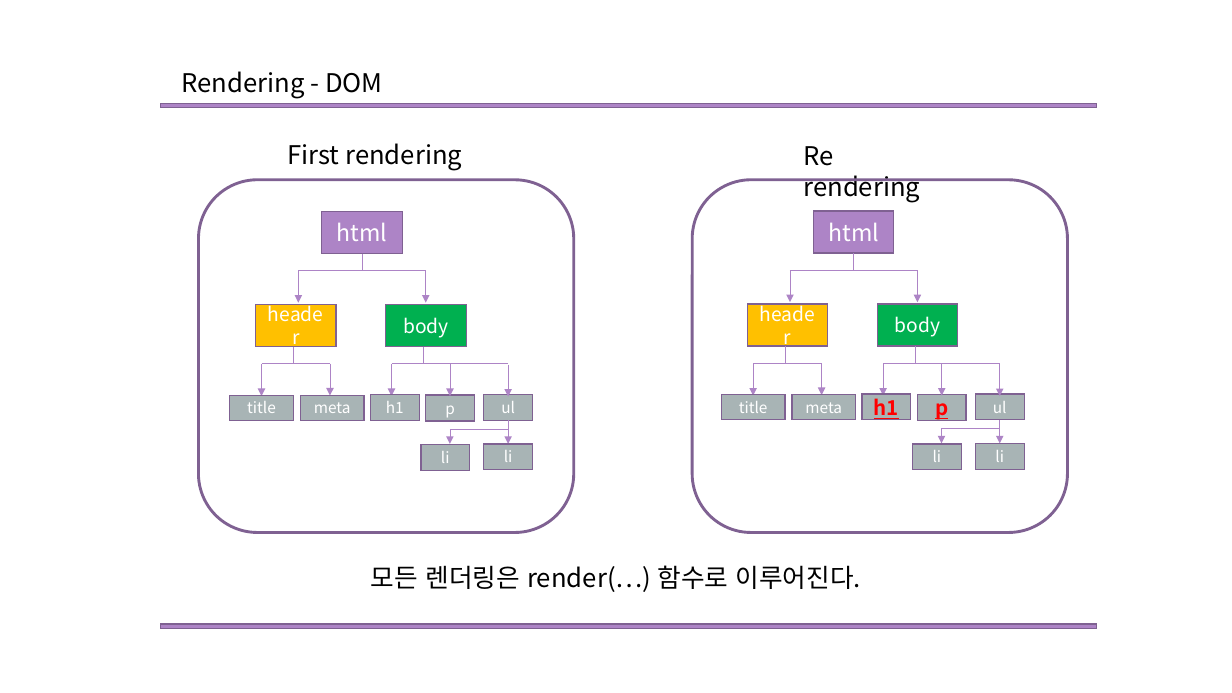
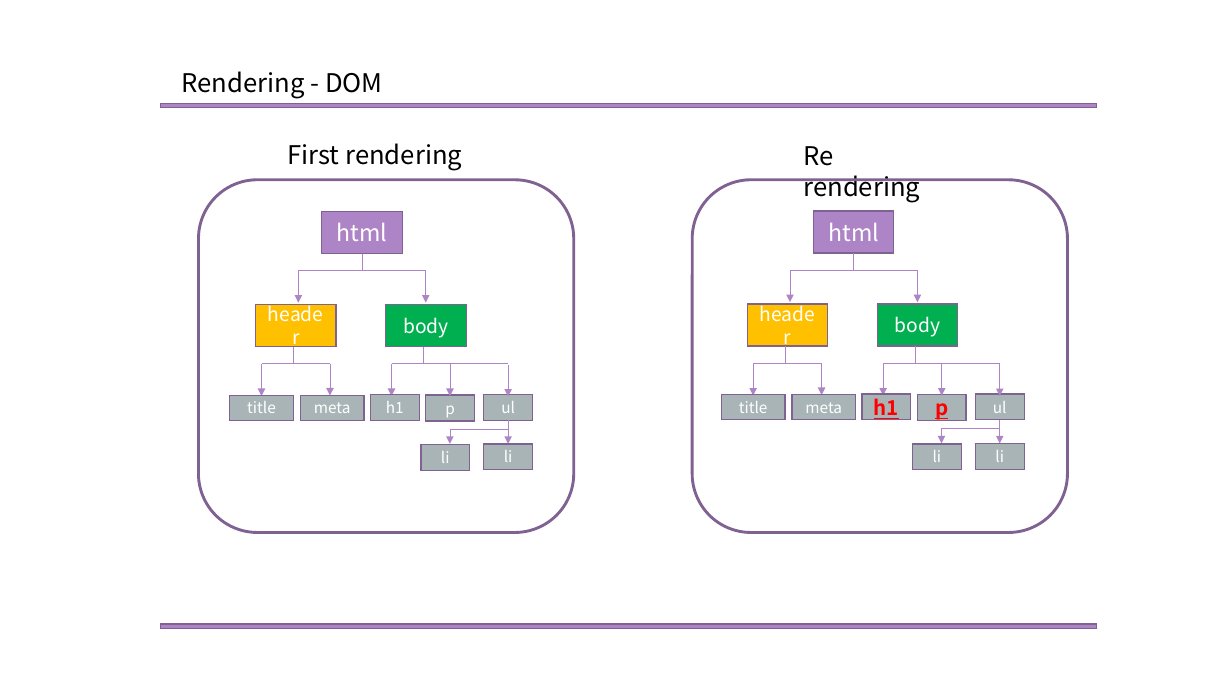
Before and after one commit to Mikusnuz/MyPractice, a slide deck: slide 6 of Study/6. React.pptx. Drawn at 1232x693 pixels with LibreOffice and Linux fonts; fonts in the diff are those of the drawing. Boxes give left, top, right and bottom in pixels: in the first picture for what was removed or moved away, otherwise in the second. Text is boxed around its words. In the diff, an @@ line names an element or a change of style, - is before the commit and + after.

```diff
--- a/Study/6. React.pptx
+++ b/Study/6. React.pptx
@@ text removed at bbox=[371, 565, 861, 592] @@
-모든 렌더링은 render(…) 함수로 이루어진다.
```
Also in this commit, not shown: 1 slide added, 2 other files.
